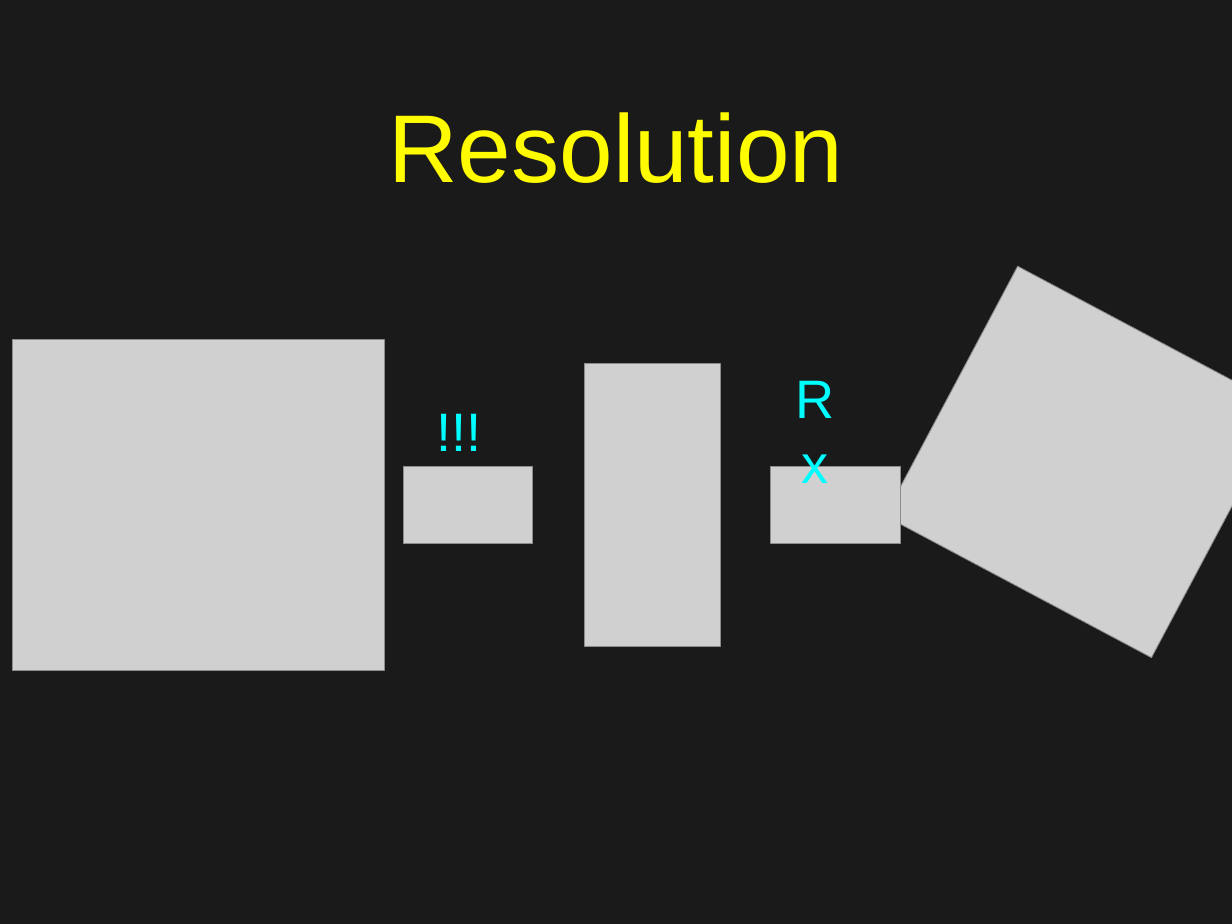
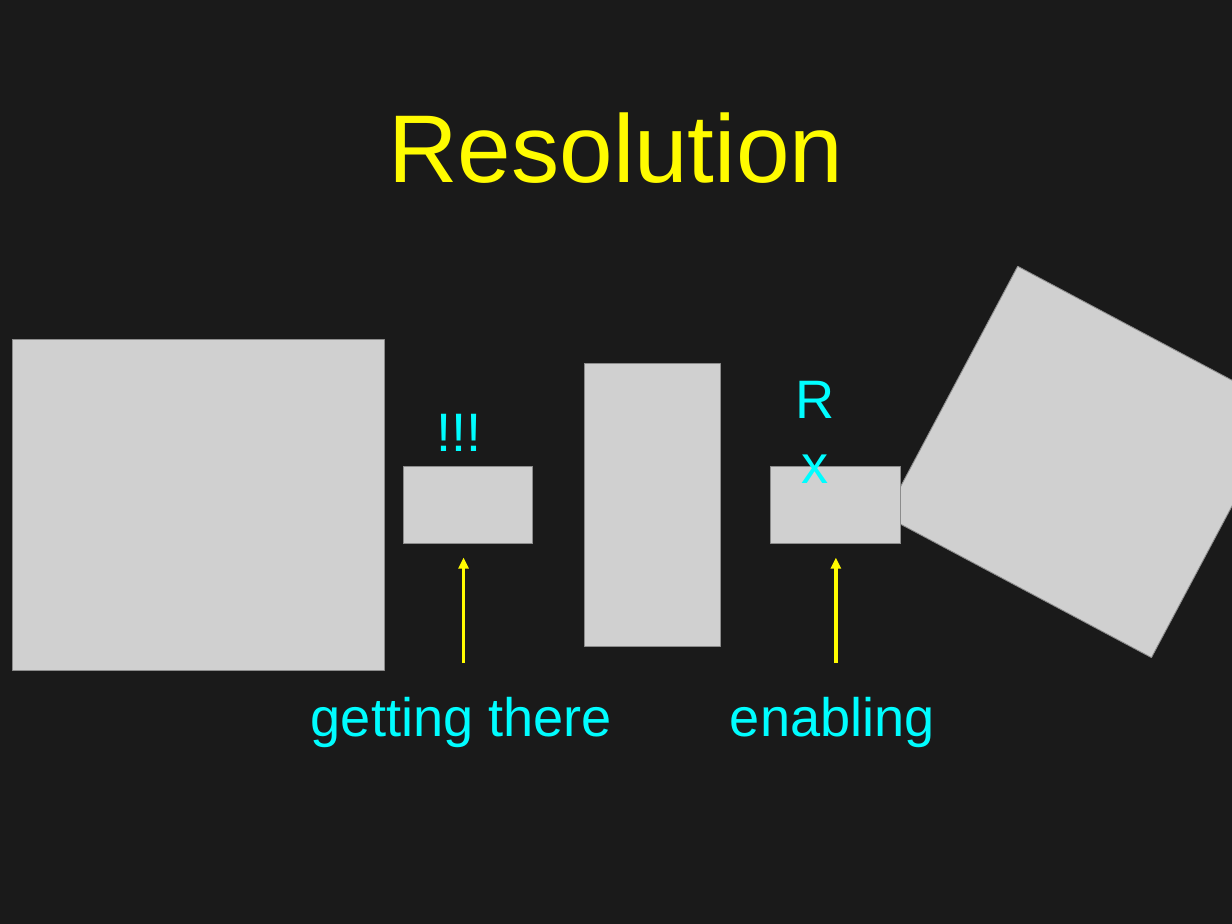
Before and after one commit to Upward-Spiral-Science/TA, a slide deck: slide 10 of draft/summary_presentation.pptx. Drawn at 1232x924 pixels with LibreOffice and Linux fonts; fonts in the diff are those of the drawing; grey boxes stand for pictures; background and template pictures are left out; a plain dark background stands for a picture behind light text. Boxes give left, top, right and bottom in pixels: in the first picture for what was removed or moved away, otherwise in the second. Text is boxed around its words. In the diff, an @@ line names an element or a change of style, - is before the commit and + after.

```diff
--- a/draft/summary_presentation.pptx
+++ b/draft/summary_presentation.pptx
@@ arrow added from (464, 664) to (464, 558), #FFFB00 3 pt @@
@@ arrow added from (836, 664) to (836, 558), #FFFB00 3 pt @@
@@ text added at (311, 696, 611, 745), 45 pt, text #00FDFF @@
+getting there
@@ text added at (730, 696, 935, 745), 45 pt, text #00FDFF @@
+enabling
```
Also in this commit, not shown: 1 other slide changed, 2 other files.
